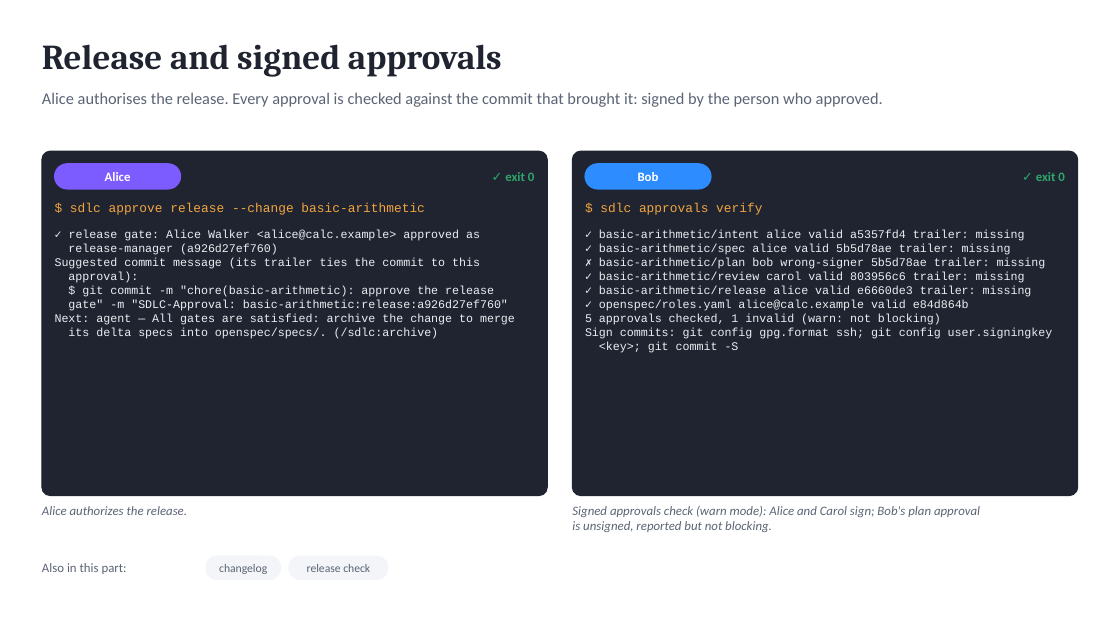
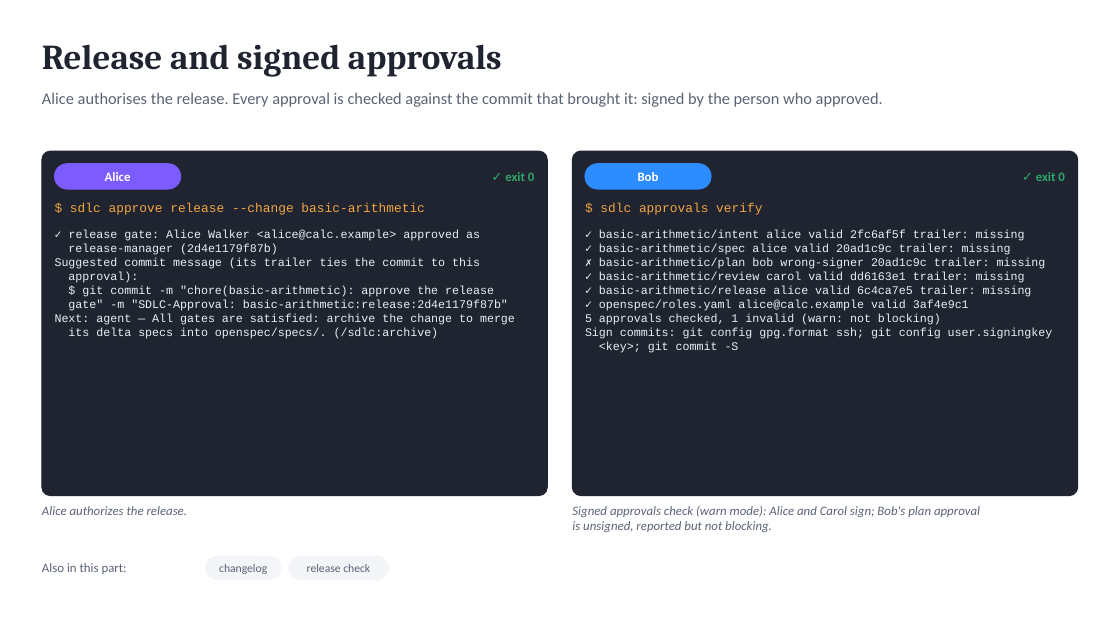
Before and after one commit to marin-ai-tech/sdlc, a slide deck: slide 13 of docs/demo/sdlc-calculator-demo.en.pptx. Drawn at 1120x630 pixels with LibreOffice and Linux fonts; fonts in the diff are those of the drawing. Boxes give left, top, right and bottom in pixels: in the first picture for what was removed or moved away, otherwise in the second. Text is boxed around its words. In the diff, an @@ line names an element or a change of style, - is before the commit and + after.

Commit message:
feat: $any in MCP checks; mcp check shows tool arguments; log and health windows (0.16.0)
- In expect and wait_while of a verify.mcp or release.mcp check,
  { $any: <pattern> } in place of a list matches when at least one item
  of the answer's list contains the pattern, for example one successful
  CI run among several. Plain lists keep their exact meaning; another
  key that starts with $ is an invalid configuration.
- sdlc mcp check gives each tool's arguments from its input schema: an
  args map in the JSON, and one tool per line with --args.
- sdlc log --event <name> (with * for any text) and --since <date>.
- sdlc health --since <date> or --days <n> looks at another window for
  one run, named in the JSON, and records no health signals.

SDLC-Agent: claude-code

```diff
--- a/docs/demo/sdlc-calculator-demo.en.pptx
+++ b/docs/demo/sdlc-calculator-demo.en.pptx
@@ text at <box>599,230,1046,311</box>: text changed @@
-✓ basic-arithmetic/intent alice valid a5357fd4 trailer: missing
-✓ basic-arithmetic/spec alice valid 5b5d78ae trailer: missing
-✗ basic-arithmetic/plan bob wrong-signer 5b5d78ae trailer: missing
-✓ basic-arithmetic/review carol valid 803956c6 trailer: missing
-✓ basic-arithmetic/release alice valid e6660de3 trailer: missing
-✓ openspec/roles.yaml alice@calc.example valid e84d864b
+✓ basic-arithmetic/intent alice valid 2fc6af5f trailer: missing
+✓ basic-arithmetic/spec alice valid 20ad1c9c trailer: missing
+✗ basic-arithmetic/plan bob wrong-signer 20ad1c9c trailer: missing
+✓ basic-arithmetic/review carol valid dd6163e1 trailer: missing
+✓ basic-arithmetic/release alice valid 6c4ca7e5 trailer: missing
+✓ openspec/roles.yaml alice@calc.example valid 3af4e9c1
@@ text at <box>68,244,278,255</box>: text changed @@
-release-manager (a926d27ef760)
+release-manager (2d4e1179f87b)
@@ text at <box>68,300,508,311</box>: text changed @@
-gate" -m "SDLC-Approval: basic-arithmetic:release:a926d27ef760"
+gate" -m "SDLC-Approval: basic-arithmetic:release:2d4e1179f87b"
```
Also in this commit, not shown: 4 other slides changed, 56 other files.
